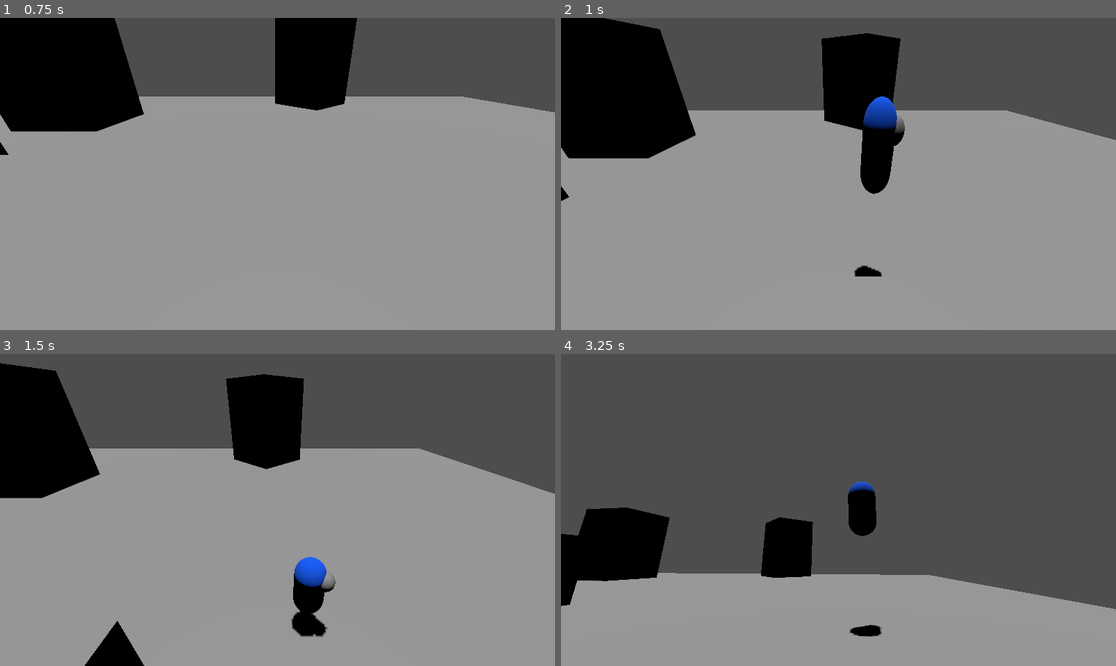
Above: before the commit, frames 1-4 (two rows, left to right).
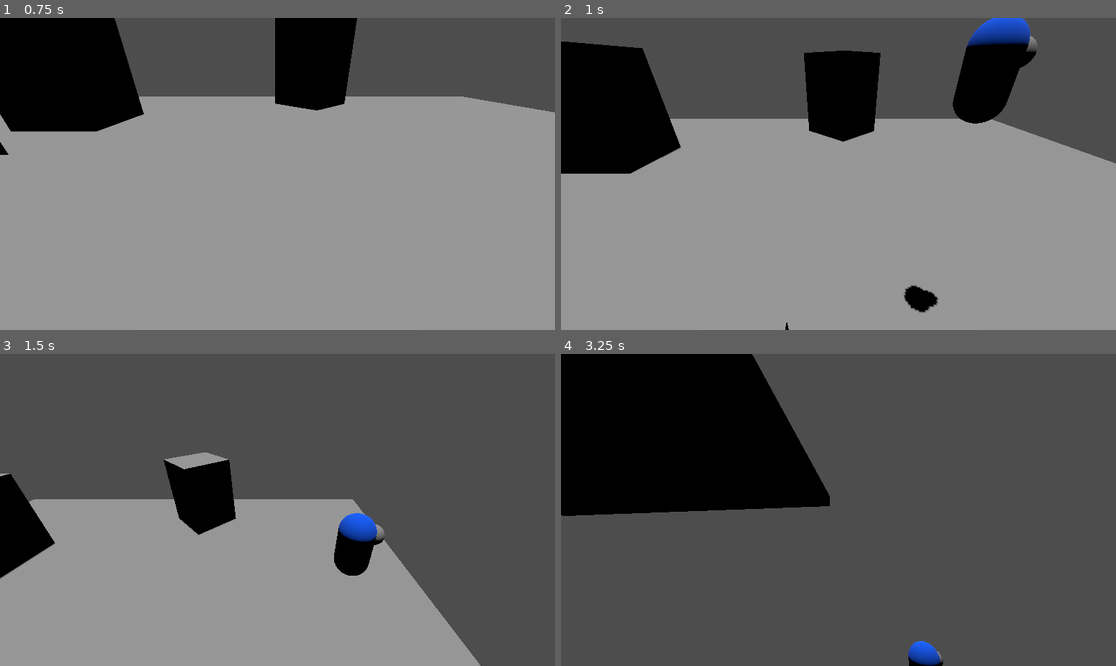
Above: after the commit, the same moments.

Repository: CarapaceonBear/hide_and_seek
Game: Godot game, scene res://scenes/Main.tscn
Two runs of this game, one before a commit and one after it. Both use one fixed random seed, a clock stepped at 60 frames per second and the inputs below. The project has no main scene, so this scene is started directly.
Inputs:
- Up to frame 1 (0.75 s): tap Enter at 0.5 s; hold D (Move_Right) from 0.53 s (still down); hold Shift (Roll, bound only after the commit) from 0.53 s (still down)
- Up to frame 2 (1 s): keep holding D (Move_Right); keep holding Shift (Roll, bound only after the commit); tap Space (Jump) at 0.77, 0.8 s
- Up to frame 3 (1.5 s): tap Space (Jump) at 1.07, 1.35 s; release D (Move_Right) at 1.28 s; release Shift (Roll, bound only after the commit) at 1.28 s; hold S (Move_Backward) from 1.28 s (still down)
- Up to frame 4 (3.25 s): tap Space (Jump) at 1.52, 1.82, 2.3, 3.02 s; tap Shift (Roll, bound only after the commit) at 1.55, 3.05 s; release S (Move_Backward) at 2.03 s; hold D (Move_Right) 2.03-2.78 s; hold Up (Look_Down) 2.03-2.78 s; hold W (Move_Forward) from 2.78 s (still down); tap Left (Look_Left) at 2.85 s

Frame 1 is identical in both runs. In frame 2, 13% of the frame differs, in the area x 0-100%, y 0-100%; in frame 3, 39%; in frame 4, 54%.

Commit message:
roll and dive

Diff:
--- a/project.godot
+++ b/project.godot
@@ -70,7 +70,9 @@
 , Object(InputEventKey,"resource_local_to_scene":false,"resource_name":"","device":-1,"window_id":0,"alt_pressed":false,"shift_pressed":false,"ctrl_pressed":false,"meta_pressed":false,"pressed":false,"keycode":0,"physical_keycode":4194320,"key_label":0,"unicode":0,"echo":false,"script":null)
 ]
 }
-<null>={
-"deadzone": null,
-"events": []
+Roll={
+"deadzone": 0.5,
+"events": [Object(InputEventJoypadButton,"resource_local_to_scene":false,"resource_name":"","device":-1,"button_index":1,"pressure":0.0,"pressed":true,"script":null)
+, Object(InputEventKey,"resource_local_to_scene":false,"resource_name":"","device":-1,"window_id":0,"alt_pressed":false,"shift_pressed":false,"ctrl_pressed":false,"meta_pressed":false,"pressed":false,"keycode":0,"physical_keycode":4194325,"key_label":0,"unicode":0,"echo":false,"script":null)
+]
 }
--- a/scenes/Main.tscn
+++ b/scenes/Main.tscn
@@ -30,6 +30,18 @@
 shadow_enabled = true
 
 [node name="Player" parent="." instance=ExtResource("1_821qx")]
+walk_speed = 3
+run_speed = 4
+max_speed = 14
+run_acceleration = 0.3
+fall_acceleration = 4
+walk_dead_zone = 0.2
+run_dead_zone = 0.6
+jump_impulse = 20
+jump_buffer = 0.2
+coyote_time = 0.2
+roll_duration = 1.2
+roll_impulse = 20
 camera_path = NodePath("../CameraRig")
 
 [node name="CameraRig" type="Marker3D" parent="."]
--- a/scenes/Player.tscn
+++ b/scenes/Player.tscn
@@ -12,6 +12,91 @@
 height = 0.6
 
 [sub_resource type="CylinderShape3D" id="CylinderShape3D_3vyp3"]
+
+[sub_resource type="Animation" id="Animation_tw2sn"]
+length = 0.001
+tracks/0/type = "bezier"
+tracks/0/imported = false
+tracks/0/enabled = true
+tracks/0/path = NodePath("Pivot/MeshInstance3D:rotation:x")
+tracks/0/interp = 1
+tracks/0/loop_wrap = true
+tracks/0/keys = {
+"handle_modes": PackedInt32Array(0),
+"points": PackedFloat32Array(0, -0.25, 0, 0.25, 0),
+"times": PackedFloat32Array(0)
+}
+tracks/1/type = "bezier"
+tracks/1/imported = false
+tracks/1/enabled = true
+tracks/1/path = NodePath("Pivot/MeshInstance3D:rotation:y")
+tracks/1/interp = 1
+tracks/1/loop_wrap = true
+tracks/1/keys = {
+"handle_modes": PackedInt32Array(0),
+"points": PackedFloat32Array(0, -0.25, 0, 0.25, 0),
+"times": PackedFloat32Array(0)
+}
+tracks/2/type = "bezier"
+tracks/2/imported = false
+tracks/2/enabled = true
+tracks/2/path = NodePath("Pivot/MeshInstance3D:rotation:z")
+tracks/2/interp = 1
+tracks/2/loop_wrap = true
+tracks/2/keys = {
+"handle_modes": PackedInt32Array(0),
+"points": PackedFloat32Array(0, -0.25, 0, 0.25, 0),
+"times": PackedFloat32Array(0)
+}
+
+[sub_resource type="Animation" id="Animation_raqws"]
+resource_name = "idle"
+tracks/0/type = "position_3d"
+tracks/0/imported = false
+tracks/0/enabled = true
+tracks/0/path = NodePath("Pivot/MeshInstance3D")
+tracks/0/interp = 1
+tracks/0/loop_wrap = true
+tracks/0/keys = PackedFloat32Array(0, 1, 0, 1, 0, 1, 1, 0, 1, 0)
+tracks/1/type = "rotation_3d"
+tracks/1/imported = false
+tracks/1/enabled = true
+tracks/1/path = NodePath("Pivot/MeshInstance3D")
+tracks/1/interp = 1
+tracks/1/loop_wrap = true
+tracks/1/keys = PackedFloat32Array(0, 1, 0, 0, 0, 1, 1, 1, 0, 0, 0, 1)
+tracks/2/type = "scale_3d"
+tracks/2/imported = false
+tracks/2/enabled = true
+tracks/2/path = NodePath("Pivot/MeshInstance3D")
+tracks/2/interp = 1
+tracks/2/loop_wrap = true
+tracks/2/keys = PackedFloat32Array(0, 1, 0.999606, 1.00044, 0.999468, 1, 1, 0.999606, 1.00044, 0.999468)
+
+[sub_resource type="Animation" id="Animation_k0uxv"]
+resource_name = "jump"
+loop_mode = 1
+tracks/0/type = "position_3d"
+tracks/0/imported = false
+tracks/0/enabled = true
+tracks/0/path = NodePath("Pivot/MeshInstance3D")
+tracks/0/interp = 2
+tracks/0/loop_wrap = true
+tracks/0/keys = PackedFloat32Array(0, 1, 0, 1, 0, 1, 1, 0, 1, 0)
+tracks/1/type = "rotation_3d"
+tracks/1/imported = false
+tracks/1/enabled = true
+tracks/1/path = NodePath("Pivot/MeshInstance3D")
+tracks/1/interp = 2
+tracks/1/loop_wrap = true
+tracks/1/keys = PackedFloat32Array(0, 1, 0, 0, 0, 1, 1, 1, 0, 0, 0, 1)
+tracks/2/type = "scale_3d"
+tracks/2/imported = false
+tracks/2/enabled = true
+tracks/2/path = NodePath("Pivot/MeshInstance3D")
+tracks/2/interp = 2
+tracks/2/loop_wrap = true
+tracks/2/keys = PackedFloat32Array(0, 1, 1, 1, 1, 0.1, 1, 0.757069, 1.24829, 0.761935, 0.4, 1, 1.0581, 0.935236, 1.07832, 0.6, 1, 1, 1, 1, 1, 1, 1, 1, 1)
 
 [sub_resource type="Animation" id="Animation_el1og"]
 resource_name = "test"
@@ -38,81 +123,6 @@
 tracks/2/interp = 1
 tracks/2/loop_wrap = true
 tracks/2/keys = PackedFloat32Array(0, 1, 0.999606, 1.00044, 0.999468, 0.4, 1, 0.999606, 1.00044, 0.999468)
-
-[sub_resource type="Animation" id="Animation_raqws"]
-resource_name = "idle"
-tracks/0/type = "position_3d"
-tracks/0/imported = false
-tracks/0/enabled = true
-tracks/0/path = NodePath("Pivot/MeshInstance3D")
-tracks/0/interp = 1
-tracks/0/loop_wrap = true
-tracks/0/keys = PackedFloat32Array(0, 1, 0, 1, 0, 1, 1, 0, 1, 0)
-tracks/1/type = "rotation_3d"
-tracks/1/imported = false
-tracks/1/enabled = true
-tracks/1/path = NodePath("Pivot/MeshInstance3D")
-tracks/1/interp = 1
-tracks/1/loop_wrap = true
-tracks/1/keys = PackedFloat32Array(0, 1, 0, 0, 0, 1, 1, 1, 0, 0, 0, 1)
-tracks/2/type = "scale_3d"
-tracks/2/imported = false
-tracks/2/enabled = true
-tracks/2/path = NodePath("Pivot/MeshInstance3D")
-tracks/2/interp = 1
-tracks/2/loop_wrap = true
-tracks/2/keys = PackedFloat32Array(0, 1, 0.999606, 1.00044, 0.999468, 1, 1, 0.999606, 1.00044, 0.999468)
-
-[sub_resource type="Animation" id="Animation_ufq76"]
-resource_name = "walk"
-length = 1.6
-loop_mode = 1
-tracks/0/type = "position_3d"
-tracks/0/imported = false
-tracks/0/enabled = true
-tracks/0/path = NodePath("Pivot/MeshInstance3D")
-tracks/0/interp = 2
-tracks/0/loop_wrap = true
-tracks/0/keys = PackedFloat32Array(0, 1, 0, 1, 0, 0.4, 1, 0.034128, 1, 0, 0.8, 1, 0, 1, 0, 1.2, 1, -0.0329747, 1, 0, 1.6, 1, 0, 1, 0)
-tracks/1/type = "rotation_3d"
-tracks/1/imported = false
-tracks/1/enabled = true
-tracks/1/path = NodePath("Pivot/MeshInstance3D")
-tracks/1/interp = 2
-tracks/1/loop_wrap = true
-tracks/1/keys = PackedFloat32Array(0, 1, 0, 0, 0, 1, 0.4, 1, 0, 0, 0.111729, 0.993739, 0.8, 1, 0, 0, 0, 1, 1.2, 1, 0, 0, -0.105839, 0.994383, 1.6, 1, 0, 0, 0, 1)
-tracks/2/type = "scale_3d"
-tracks/2/imported = false
-tracks/2/enabled = true
-tracks/2/path = NodePath("Pivot/MeshInstance3D")
-tracks/2/interp = 1
-tracks/2/loop_wrap = true
-tracks/2/keys = PackedFloat32Array(0, 1, 1, 1, 1, 1.6, 1, 1, 1, 1)
-
-[sub_resource type="Animation" id="Animation_k0uxv"]
-resource_name = "jump"
-loop_mode = 1
-tracks/0/type = "position_3d"
-tracks/0/imported = false
-tracks/0/enabled = true
-tracks/0/path = NodePath("Pivot/MeshInstance3D")
-tracks/0/interp = 2
-tracks/0/loop_wrap = true
-tracks/0/keys = PackedFloat32Array(0, 1, 0, 1, 0, 1, 1, 0, 1, 0)
-tracks/1/type = "rotation_3d"
-tracks/1/imported = false
-tracks/1/enabled = true
-tracks/1/path = NodePath("Pivot/MeshInstance3D")
-tracks/1/interp = 2
-tracks/1/loop_wrap = true
-tracks/1/keys = PackedFloat32Array(0, 1, 0, 0, 0, 1, 1, 1, 0, 0, 0, 1)
-tracks/2/type = "scale_3d"
-tracks/2/imported = false
-tracks/2/enabled = true
-tracks/2/path = NodePath("Pivot/MeshInstance3D")
-tracks/2/interp = 2
-tracks/2/loop_wrap = true
-tracks/2/keys = PackedFloat32Array(0, 1, 1, 1, 1, 0.1, 1, 0.757069, 1.24829, 0.761935, 0.4, 1, 1.0581, 0.935236, 1.07832, 0.6, 1, 1, 1, 1, 1, 1, 1, 1, 1)
 
 [sub_resource type="Animation" id="Animation_02yjp"]
 resource_name = "skid"
@@ -171,47 +181,156 @@
 "times": PackedFloat32Array(0, 1)
 }
 
-[sub_resource type="Animation" id="Animation_tw2sn"]
-length = 0.001
-tracks/0/type = "bezier"
-tracks/0/imported = false
-tracks/0/enabled = true
-tracks/0/path = NodePath("Pivot/MeshInstance3D:rotation:x")
-tracks/0/interp = 1
-tracks/0/loop_wrap = true
-tracks/0/keys = {
-"handle_modes": PackedInt32Array(0),
-"points": PackedFloat32Array(-0.254905, -0.25, 0, 0.25, 0),
-"times": PackedFloat32Array(0)
-}
-tracks/1/type = "bezier"
-tracks/1/imported = false
-tracks/1/enabled = true
-tracks/1/path = NodePath("Pivot/MeshInstance3D:rotation:y")
-tracks/1/interp = 1
-tracks/1/loop_wrap = true
-tracks/1/keys = {
-"handle_modes": PackedInt32Array(0),
-"points": PackedFloat32Array(0, -0.25, 0, 0.25, 0),
-"times": PackedFloat32Array(0)
-}
-tracks/2/type = "bezier"
-tracks/2/imported = false
-tracks/2/enabled = true
-tracks/2/path = NodePath("Pivot/MeshInstance3D:rotation:z")
-tracks/2/interp = 1
-tracks/2/loop_wrap = true
-tracks/2/keys = {
-"handle_modes": PackedInt32Array(0),
-"points": PackedFloat32Array(0, -0.25, 0, 0.25, 0),
-"times": PackedFloat32Array(0)
+[sub_resource type="Animation" id="Animation_ufq76"]
+resource_name = "walk"
+length = 1.6
+loop_mode = 1
+tracks/0/type = "position_3d"
+tracks/0/imported = false
+tracks/0/enabled = true
+tracks/0/path = NodePath("Pivot/MeshInstance3D")
+tracks/0/interp = 2
+tracks/0/loop_wrap = true
+tracks/0/keys = PackedFloat32Array(0, 1, 0, 1, 0, 0.4, 1, 0.034128, 1, 0, 0.8, 1, 0, 1, 0, 1.2, 1, -0.0329747, 1, 0, 1.6, 1, 0, 1, 0)
+tracks/1/type = "rotation_3d"
+tracks/1/imported = false
+tracks/1/enabled = true
+tracks/1/path = NodePath("Pivot/MeshInstance3D")
+tracks/1/interp = 2
+tracks/1/loop_wrap = true
+tracks/1/keys = PackedFloat32Array(0, 1, 0, 0, 0, 1, 0.4, 1, 0, 0, 0.111729, 0.993739, 0.8, 1, 0, 0, 0, 1, 1.2, 1, 0, 0, -0.105839, 0.994383, 1.6, 1, 0, 0, 0, 1)
+tracks/2/type = "scale_3d"
+tracks/2/imported = false
+tracks/2/enabled = true
+tracks/2/path = NodePath("Pivot/MeshInstance3D")
+tracks/2/interp = 1
+tracks/2/loop_wrap = true
+tracks/2/keys = PackedFloat32Array(0, 1, 1, 1, 1, 1.6, 1, 1, 1, 1)
+
+[sub_resource type="Animation" id="Animation_xhw5e"]
+resource_name = "roll"
+length = 0.6
+loop_mode = 1
+tracks/0/type = "position_3d"
+tracks/0/imported = false
+tracks/0/enabled = true
+tracks/0/path = NodePath("Pivot/MeshInstance3D")
+tracks/0/interp = 1
+tracks/0/loop_wrap = true
+tracks/0/keys = PackedFloat32Array(0, 1, 0, 0.531083, 0, 0.6, 1, 0, 0.531083, 0)
+tracks/1/type = "rotation_3d"
+tracks/1/imported = false
+tracks/1/enabled = true
+tracks/1/path = NodePath("Pivot/MeshInstance3D")
+tracks/1/interp = 1
+tracks/1/loop_wrap = true
+tracks/1/keys = PackedFloat32Array(0, 1, 0, 0, 90, 1, 0.6, 1, 0, 0, 90, 1)
+tracks/2/type = "scale_3d"
+tracks/2/imported = false
+tracks/2/enabled = true
+tracks/2/path = NodePath("Pivot/MeshInstance3D")
+tracks/2/interp = 1
+tracks/2/loop_wrap = true
+tracks/2/keys = PackedFloat32Array(0, 1, 0.999606, 1.00044, 0.999468, 0.6, 1, 0.999606, 1.00044, 0.999468)
+tracks/3/type = "bezier"
+tracks/3/imported = false
+tracks/3/enabled = true
+tracks/3/path = NodePath("Pivot/MeshInstance3D:rotation:x")
+tracks/3/interp = 1
+tracks/3/loop_wrap = true
+tracks/3/keys = {
+"handle_modes": PackedInt32Array(0, 0),
+"points": PackedFloat32Array(0, 0, 0, 0, 0, -6.28319, 0, 0, 0, 0),
+"times": PackedFloat32Array(0, 0.6)
+}
+tracks/4/type = "bezier"
+tracks/4/imported = false
+tracks/4/enabled = true
+tracks/4/path = NodePath("Pivot/MeshInstance3D:rotation:y")
+tracks/4/interp = 1
+tracks/4/loop_wrap = true
+tracks/4/keys = {
+"handle_modes": PackedInt32Array(0, 0),
+"points": PackedFloat32Array(0, -0.25, 0, 0.25, 0, 0, -0.25, 0, 0.25, 0),
+"times": PackedFloat32Array(0, 0.6)
+}
+tracks/5/type = "bezier"
+tracks/5/imported = false
+tracks/5/enabled = true
+tracks/5/path = NodePath("Pivot/MeshInstance3D:rotation:z")
+tracks/5/interp = 1
+tracks/5/loop_wrap = true
+tracks/5/keys = {
+"handle_modes": PackedInt32Array(0, 0),
+"points": PackedFloat32Array(-1.5708, -0.25, 0, 0.25, 0, -1.5708, -0.25, 0, 0.25, 0),
+"times": PackedFloat32Array(0, 0.6)
+}
+
+[sub_resource type="Animation" id="Animation_nnjhn"]
+resource_name = "dive"
+length = 0.5
+tracks/0/type = "position_3d"
+tracks/0/imported = false
+tracks/0/enabled = true
+tracks/0/path = NodePath("Pivot/MeshInstance3D")
+tracks/0/interp = 1
+tracks/0/loop_wrap = true
+tracks/0/keys = PackedFloat32Array(0, 1, 0, 1, 0, 0.5, 1, 0, 1, 0)
+tracks/1/type = "rotation_3d"
+tracks/1/imported = false
+tracks/1/enabled = true
+tracks/1/path = NodePath("Pivot/MeshInstance3D")
+tracks/1/interp = 1
+tracks/1/loop_wrap = true
+tracks/1/keys = PackedFloat32Array(0, 1, 0, 0, 0, 1, 0.5, 1, 0, 0, 0, 1)
+tracks/2/type = "scale_3d"
+tracks/2/imported = false
+tracks/2/enabled = true
+tracks/2/path = NodePath("Pivot/MeshInstance3D")
+tracks/2/interp = 1
+tracks/2/loop_wrap = true
+tracks/2/keys = PackedFloat32Array(0, 1, 0.999606, 1.00044, 0.999468, 0.5, 1, 0.999606, 1.00044, 0.999468)
+tracks/3/type = "bezier"
+tracks/3/imported = false
+tracks/3/enabled = true
+tracks/3/path = NodePath("Pivot/MeshInstance3D:rotation:x")
+tracks/3/interp = 1
+tracks/3/loop_wrap = true
+tracks/3/keys = {
+"handle_modes": PackedInt32Array(0, 0),
+"points": PackedFloat32Array(-1.13059, -0.25, 0, 0.25, 0, -1.13059, -0.25, 0, 0.25, 0),
+"times": PackedFloat32Array(0, 0.5)
+}
+tracks/4/type = "bezier"
+tracks/4/imported = false
+tracks/4/enabled = true
+tracks/4/path = NodePath("Pivot/MeshInstance3D:rotation:y")
+tracks/4/interp = 1
+tracks/4/loop_wrap = true
+tracks/4/keys = {
+"handle_modes": PackedInt32Array(0, 0),
+"points": PackedFloat32Array(0, -0.25, 0, 0.25, 0, 0, -0.25, 0, 0.25, 0),
+"times": PackedFloat32Array(0, 0.5)
+}
+tracks/5/type = "bezier"
+tracks/5/imported = false
+tracks/5/enabled = true
+tracks/5/path = NodePath("Pivot/MeshInstance3D:rotation:z")
+tracks/5/interp = 1
+tracks/5/loop_wrap = true
+tracks/5/keys = {
+"handle_modes": PackedInt32Array(0, 0),
+"points": PackedFloat32Array(0, -0.25, 0, 0.25, 0, 0, -0.25, 0, 0.25, 0),
+"times": PackedFloat32Array(0, 0.5)
 }
 
 [sub_resource type="AnimationLibrary" id="AnimationLibrary_jo4bt"]
 _data = {
 "RESET": SubResource("Animation_tw2sn"),
+"dive": SubResource("Animation_nnjhn"),
 "idle": SubResource("Animation_raqws"),
 "jump": SubResource("Animation_k0uxv"),
+"roll": SubResource("Animation_xhw5e"),
 "run": SubResource("Animation_el1og"),
 "skid": SubResource("Animation_02yjp"),
 "walk": SubResource("Animation_ufq76")
@@ -223,7 +342,7 @@
 [node name="Pivot" type="Node3D" parent="."]
 
 [node name="MeshInstance3D" type="MeshInstance3D" parent="Pivot"]
-transform = Transform3D(1, 0, 0, 0, 0.967687, 0.252154, 0, -0.252154, 0.967687, 0, 1, 0)
+transform = Transform3D(0.999606, 0, 0, 0, 1.00044, 0, 0, 0, 0.999468, 0, 1, 0)
 mesh = SubResource("CapsuleMesh_3s4og")
 surface_material_override/0 = SubResource("StandardMaterial3D_tyhj4")
 
@@ -237,11 +356,19 @@
 shape = SubResource("CylinderShape3D_3vyp3")
 
 [node name="JumpBuffer" type="Timer" parent="."]
-wait_time = 0.5
+wait_time = 0.2
 one_shot = true
 
 [node name="CoyoteTime" type="Timer" parent="."]
-wait_time = 0.5
+wait_time = 0.2
+one_shot = true
+
+[node name="RollDuration" type="Timer" parent="."]
+wait_time = 2.0
+one_shot = true
+
+[node name="RollBuffer" type="Timer" parent="."]
+wait_time = 0.2
 one_shot = true
 
 [node name="AnimationPlayer" type="AnimationPlayer" parent="."]
--- a/scripts/Player.gd
+++ b/scripts/Player.gd
@@ -9,7 +9,9 @@
 @export var run_acceleration = 0.3
 var run_accumulation = 0
 @onready var accumulation_cap = max_speed - run_speed
-@export var fall_acceleration = 65
+@export var fall_acceleration = 4
+var terminal_velocity = 100
+var fall_speed = 0
 @export var walk_dead_zone = 0.2
 @export var run_dead_zone = 0.6
 
@@ -17,11 +19,18 @@
 var stick_direction = Vector2(0,1)
 var target_velocity = Vector3.ZERO
 
-@export var jump_impulse = 24
+@export var jump_impulse = 20
 @export var jump_buffer = 0.2
 @onready var timer_jump_buffer = $JumpBuffer
-@export var coyote_time = 0.5
+@export var coyote_time = 0.2
 @onready var timer_coyote_time = $CoyoteTime
+
+@export var roll_duration = 1.2
+@onready var timer_roll = $RollDuration
+@export var roll_impulse = 20
+@export var roll_buffer = 0.2
+@onready var timer_roll_buffer = $RollBuffer
+@export var dive_speed = 30
 
 @onready var anim_player = $AnimationPlayer
 
@@ -30,17 +39,17 @@
 
 enum States {
 	IDLE, #movement ready
+	WALK, #movement ready
 	RUN, #movement ready
-	WALK, #movement ready
+	SKID, #movement ready
 	FALL, #movement ready
-	SKID, #movement ready
+	ROLL, #movement ready
+	DIVE, #movement ready
 	SLIDE,
 	SPIN,
 	GLIDE,
 	CROUCH,
 	DROP,
-	ROLL,
-	DIVE,
 	HIGH_JUMP,
 	LONG_JUMP,
 	ROLL_CLIMB,
@@ -57,6 +66,8 @@
 		camera = get_node(camera_path)
 	timer_jump_buffer.wait_time = jump_buffer
 	timer_coyote_time.wait_time = coyote_time
+	timer_roll.wait_time = roll_duration
+	timer_roll_buffer.wait_time = roll_buffer
 
 
 func _physics_process(delta):
@@ -65,8 +76,15 @@
 	#print(direction.x, direction.z)
 	#print(velocity)
 	#print(velocity.length())
+	print(fall_speed)
 
 	var cam_transform = camera.get_global_transform()
+
+	# fall speed
+	if is_on_floor():
+		fall_speed = 0
+	elif fall_speed < terminal_velocity:
+		fall_speed = fall_speed + fall_acceleration
 
 	match state:
 		States.IDLE:
@@ -153,7 +171,8 @@
 			elif not is_on_floor():
 				state = States.FALL
 				timer_coyote_time.start()
-
+			if is_on_floor() and Input.is_action_just_pressed("Roll"):
+				roll()
 
 			velocity = target_velocity
 			move_and_slide()
@@ -199,13 +218,16 @@
 				target_velocity.x = direction.x * (run_speed + run_accumulation)
 				target_velocity.z = direction.z * (run_speed + run_accumulation)
 
-			target_velocity.y = target_velocity.y - (fall_acceleration * delta)
+			target_velocity.y = target_velocity.y - (fall_speed * delta)
 			velocity = target_velocity
 			move_and_slide()
 
 			if is_on_floor():
 				if timer_jump_buffer.time_left > 0:
+					anim_player.stop()
 					jump()
+				elif timer_roll_buffer.time_left > 0:
+					roll()
 				elif (Input.is_action_pressed("Move_Left") or Input.is_action_pressed("Move_Right") or Input.is_action_pressed("Move_Forward") or Input.is_action_pressed("Move_Backward")):
 					state = States.RUN
 				else:
@@ -216,9 +238,97 @@
 					jump()
 				else:
 					timer_jump_buffer.start()
+			if Input.is_action_pressed("Roll"):
+				run_accumulation = dive_speed
+				# little kick upwards, play with number
+				target_velocity.y += 16
+				state = States.DIVE
+		States.ROLL:
+			anim_player.play("roll")
+
+			var stick_vector = Input.get_vector("Move_Left", "Move_Right", "Move_Forward", "Move_Backward")
+			if stick_vector.length() > 0:
+				# slow turn while rolling
+				stick_direction = stick_direction.lerp(stick_vector, 2 * delta)
+				if stick_direction.x < -0.1:
+					#print("left")
+					direction += -cam_transform.basis[0] * -stick_direction.x
+				if stick_direction.x > 0.1:
+					#print("right")
+					direction += cam_transform.basis[0] * stick_direction.x
+				if stick_direction.y < -0.1:
+					#print("forward")
+					direction += -cam_transform.basis[2] * -stick_direction.y
+				if stick_direction.y > 0.1:
+					#print("backward")
+					direction += cam_transform.basis[2] * stick_direction.y
+				if direction != Vector3.ZERO:
+					direction = direction.normalized()
+					pivot.look_at(position + direction, Vector3.UP)
+
+			target_velocity.x = direction.x * (run_speed + run_accumulation)
+			target_velocity.z = direction.z * (run_speed + run_accumulation)
+
+			target_velocity.y = target_velocity.y - (fall_speed * delta)
+			velocity = target_velocity
+			move_and_slide()
+
+			if run_accumulation > accumulation_cap - 2:
+				run_accumulation -= 0.2
+
+			if Input.is_action_just_pressed("Jump"):
+				if is_on_floor():
+					run_accumulation = accumulation_cap - 4
+					jump()
+				else:
+					timer_jump_buffer.start()
+			if is_on_floor() and timer_jump_buffer.time_left > 0:
+				run_accumulation = accumulation_cap - 4
+				jump()
+
+			# chaining rolls
+			if Input.is_action_just_pressed("Roll") and timer_roll.time_left < 0.6:
+				roll()
+
+			if timer_roll.time_left == 0:
+				if not is_on_floor():
+					state = States.FALL
+#				elif timer_roll_buffer.time_left > 0:
+#					roll()
+				elif (Input.is_action_pressed("Move_Left") or Input.is_action_pressed("Move_Right") or Input.is_action_pressed("Move_Forward") or Input.is_action_pressed("Move_Backward")):
+					state = States.RUN
+				else:
+					state = States.SKID
+		States.DIVE:
+			anim_player.play("dive")
+			target_velocity.x = direction.x * (run_speed + run_accumulation)
+			target_velocity.z = direction.z * (run_speed + run_accumulation)
+
+			target_velocity.y = target_velocity.y - (fall_speed * delta)
+			velocity = target_velocity
+			move_and_slide()
+
+			run_accumulation -= 0.5
+
+			if Input.is_action_just_pressed("Jump"):
+				timer_jump_buffer.start()
+
+			var stick_vector = Input.get_vector("Move_Left", "Move_Right", "Move_Forward", "Move_Backward")
+			if is_on_floor():
+				if stick_vector.length() > 0:
+					roll()
+				else:
+					state = States.SKID
+
 
 func jump():
 	anim_player.play("jump")
 	target_velocity.y = jump_impulse
 	timer_coyote_time.stop()
 	state = States.FALL
+
+
+func roll():
+	run_accumulation = roll_impulse
+	timer_roll.start()
+	state = States.ROLL
Not shown: 1 places in scenes/Player.tscn that only renumber resources
